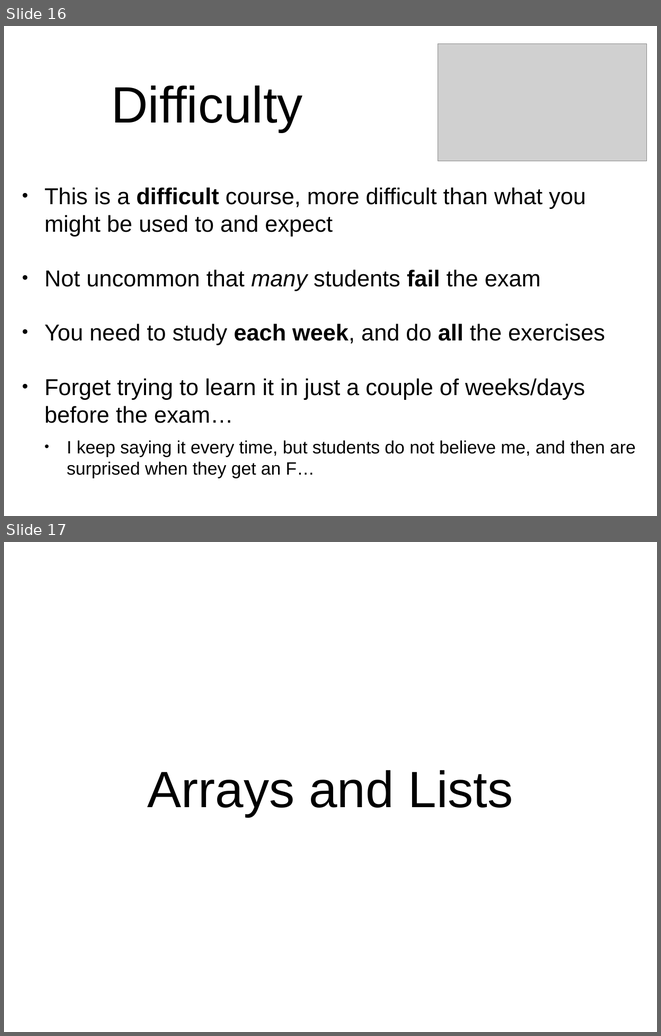
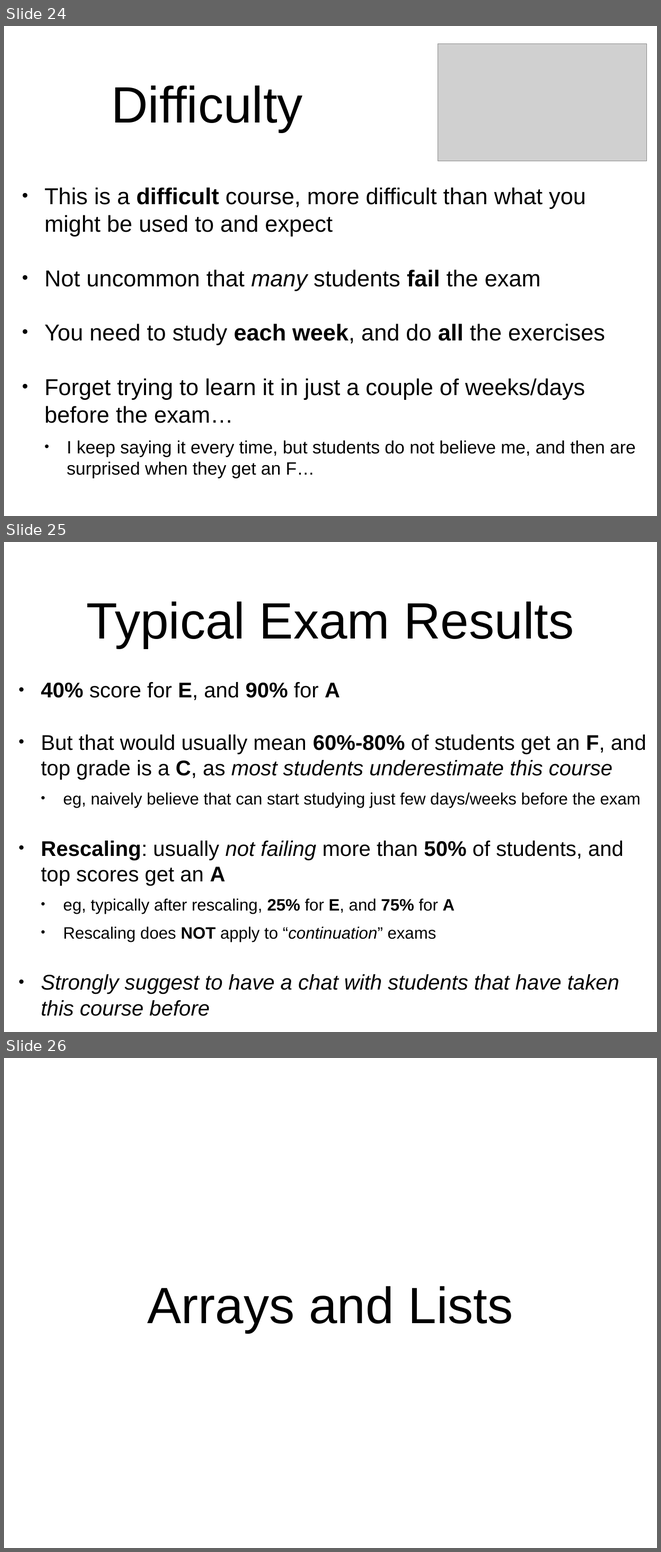
Before and after one commit to arcuri82/algorithms, a slide deck: docs/slides/01/01_intro.pptx. Shown one above the other, each under a label of ours: slides 16 and 17 before the commit, slides 24, 25 and 26 after it. The pictures are 661x1036 and 661x1552 pixels, drawn with LibreOffice and Linux fonts; fonts in the diff are those of the drawing; grey boxes stand for pictures. Boxes give left, top, right and bottom in pixels: in the first picture for what was removed or moved away, otherwise in the second. Text is boxed around its words. In the diff, an @@ line names an element or a change of style, - is before the commit and + after.

```diff
--- a/docs/slides/01/01_intro.pptx
+++ b/docs/slides/01/01_intro.pptx
@@ slide 25 added at bbox=[4, 542, 657, 1032], background #FFFFFF @@
@@ title added at bbox=[87, 601, 574, 648], 80 pt, text #000000 @@
+Typical Exam Results
@@ text added at bbox=[41, 682, 646, 1016], 33.3 pt, text #000000 @@
+• 40% score for E, and 90% for A
+• But that would usually mean 60%-80% of students get an F, and top grade is a C, as most students underestimate this course
+  • eg, naively believe that can start studying just few days/weeks before the exam
+• Rescaling: usually not failing more than 50% of students, and top scores get an A
+  • eg, typically after rescaling, 25% for E, and 75% for A
+  • Rescaling does NOT apply to “continuation” exams
+• Strongly suggest to have a chat with students that have taken this course before
@@ what was slide 16 is now slide 24 @@
@@ what was slide 17 is now slide 26 @@
```
Also in this commit, not shown: 7 slides changed, 8 other slides added, 2 other files.
